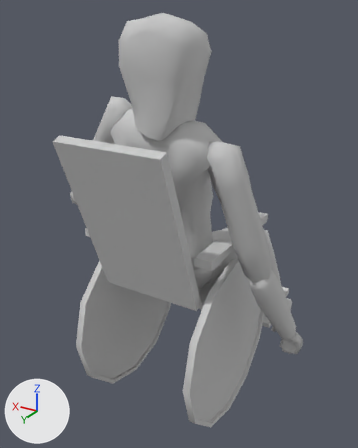
A saved change to the FBX model cookies/Assets/Models/Characters/wheelchair_victim.FBX.
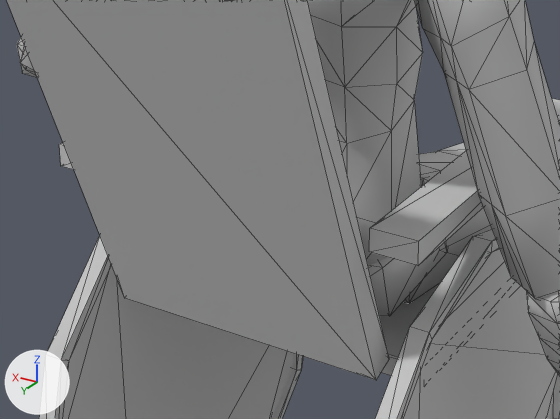
Each version is shown whole from a camera (50 mm lens) standing at (-0.549, 0.967, 0.856) and looking at (0.006, 0.043, 0.394), then close up on the part from 18% to 73% of the width and 40% to 73% of the height. Every picture has the same lights, and +X, +Y and +Z are marked at lower left. The close-ups show mesh edges as thin lines. Where no turn or scale is listed for an object, it has been applied to the vertices.

The first close-up shows 'wheelchair', 'wheelchair_victim'.
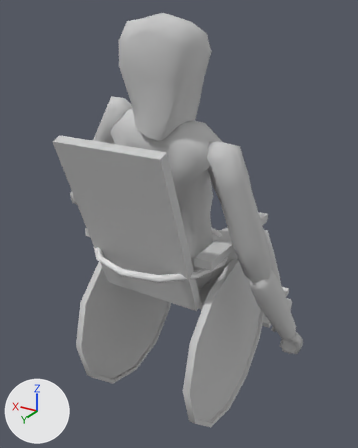
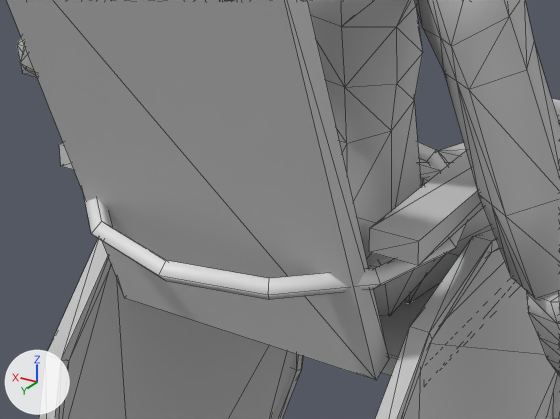
Boxes [x1, y1, x2, y2] around the edits, measured in the close-ups (560 x 419 px):
'wheelchair_root_controller.001', added
    after: [84, 142, 467, 300]

What changed in the scene script:
```text
Add me_mesh_002:
    me_mesh_002.from_pydata(...)  # 48 vertices, 48 faces; spans x -0.148..0.148, y -0.148..0.148, z -0.014..0.014
Add ob_wheelchair_root_controller_001:
    ob_wheelchair_root_controller_001 = bpy.data.objects.new('wheelchair_root_controller.001', me_mesh_002)
    ob_wheelchair_root_controller_001.location = (-0.028, 0.168, 0.399)
```
